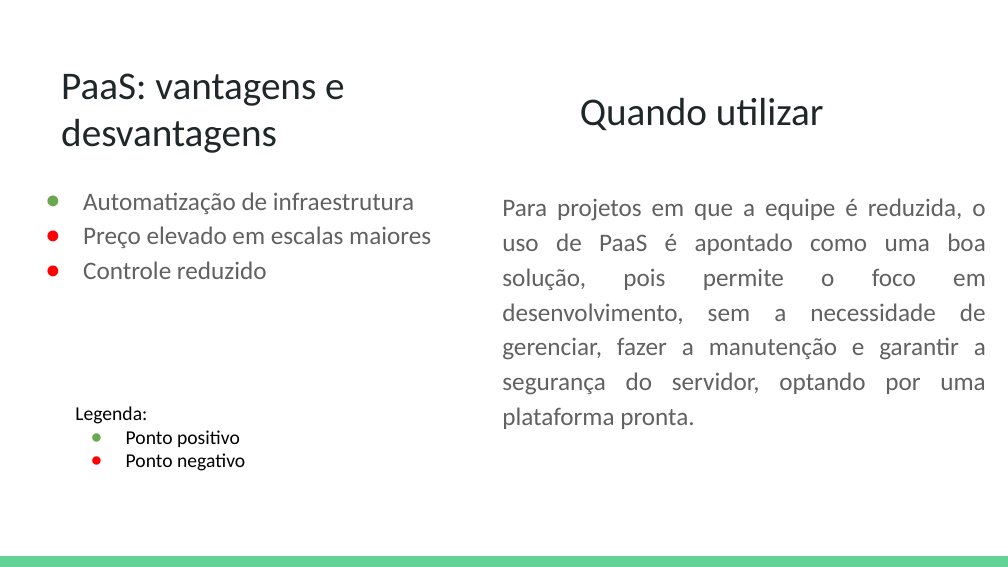
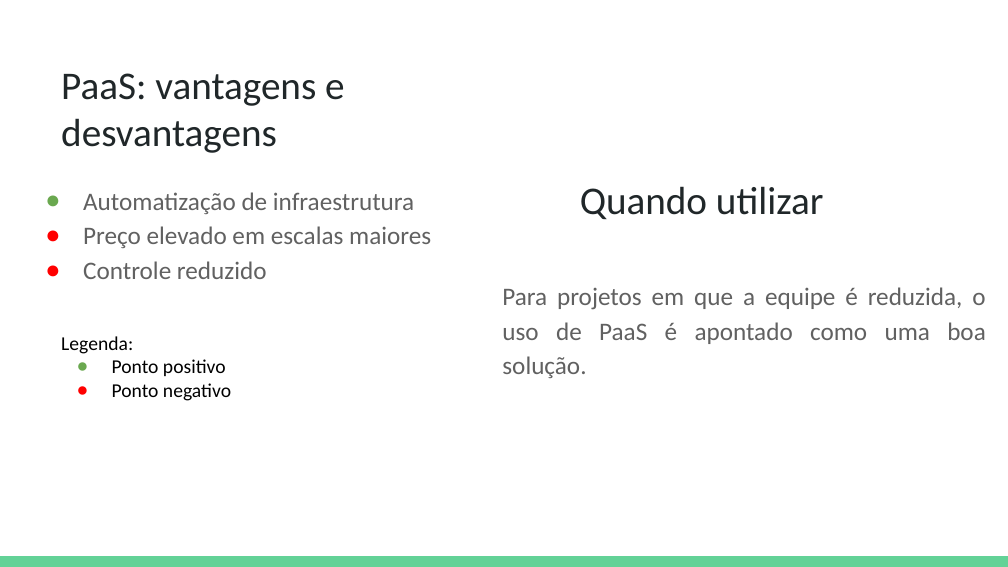
Before and after one commit to rodrigondec/cpnatal2_intro-heroku, a slide deck: slide 6 of O que é Heroku e como utilizá-lo.pptx. Drawn at 1008x567 pixels with LibreOffice and Linux fonts; fonts in the diff are those of the drawing. Boxes give left, top, right and bottom in pixels: in the first picture for what was removed or moved away, otherwise in the second. Text is boxed around its words. In the diff, an @@ line names an element or a change of style, - is before the commit and + after.

```diff
--- a/O que é Heroku e como utilizá-lo.pptx
+++ b/O que é Heroku e como utilizá-lo.pptx
@@ title "Quando utilizar": place and size @@
-title "Quando utilizar" at [580, 97, 824, 131]
+title "Quando utilizar" at [580, 186, 824, 220]
@@ text at [502, 287, 986, 378]: text changed @@
-Para projetos em que a equipe é reduzida, o uso de PaaS é apontado como uma boa solução, pois permite o foco em desenvolvimento, sem a necessidade de gerenciar, fazer a manutenção e garantir a segurança do servidor, optando por uma plataforma pronta.
+Para projetos em que a equipe é reduzida, o uso de PaaS é apontado como uma boa solução.
@@ text "Legenda:": place and size @@
-text "Legenda:" at [75, 406, 245, 471]
+text "Legenda:" at [61, 336, 231, 401]
```
Also in this commit, not shown: 4 other slides changed, 1 other file.
